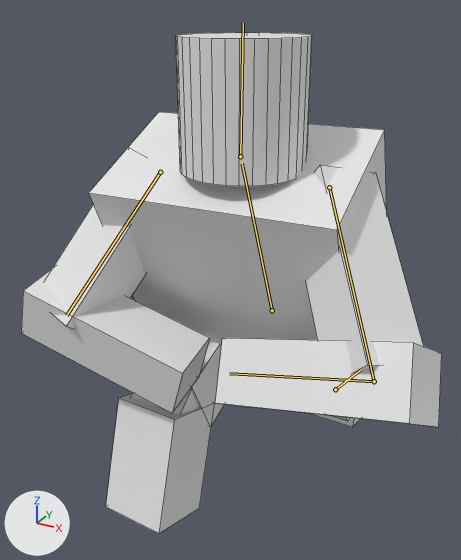
Renders of the FBX model Animation/animated/throw_variations/SK_person_throwing-1.fbx from each side of a commit.
One viewpoint serves both versions: a camera (50 mm lens) standing at (3.96, -10.2, 9.24) and looking at (-1.24, -0.75, 4.51). The axes (+X, +Y, +Z) are drawn at lower left. The lights are the same throughout. Both versions are drawn at frame 43 of the action 'Armature.002|Armature.002Action'; the numbers are the values there. The bones that change are drawn over the model as lines. Mesh edges are drawn as thin lines.
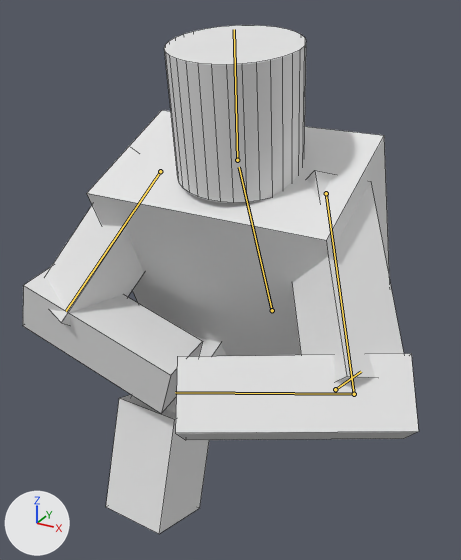
Pixel boxes [x1, y1, x2, y2] of what changed, in the pictures (461 x 560 px):
```json
{"object": "Cube.003", "change": "posed", "before": [89, 112, 387, 346], "after": [87, 110, 390, 356]}
{"object": "Cube.005", "change": "posed", "before": [215, 338, 442, 427], "after": [175, 354, 419, 440], "on screen": "7% wider"}
{"object": "Cylinder", "change": "posed", "before": [176, 33, 312, 186], "after": [164, 25, 306, 203], "on screen": "16% taller"}
{"object": "Cube.006", "change": "posed", "before": [306, 165, 423, 373], "after": [292, 170, 404, 381]}
{"object": "Cube.009", "change": "posed", "before": [21, 269, 210, 413], "after": [23, 267, 203, 414]}
{"object": "Cube.007", "change": "posed", "before": [45, 204, 145, 329], "after": [45, 206, 144, 325]}
{"object": "Cube.004", "change": "unchanged, covered by the edit", "before": [190, 342, 225, 427], "after": [195, 336, 227, 357]}
{"bone": "Body", "before": "(272, 310) to (242, 163)", "after": "(272, 310) to (239, 167)"}
{"bone": "Head", "before": "(240, 156) to (243, 23)", "after": "(237, 160) to (234, 29)"}
{"bone": "arm-left-1", "before": "(160, 172) to (66, 315)", "after": "(160, 171) to (66, 311)"}
{"bone": "arm-right-1", "before": "(329, 187) to (374, 381)", "after": "(326, 193) to (354, 394)"}
{"bone": "arm-right-2", "before": "(374, 381) to (229, 373)", "after": "(354, 394) to (175, 392)"}
{"bone": "leg-right-2", "before": "(335, 389) to (361, 369)", "after": "(335, 389) to (361, 371)"}
```

Edits to the scene script, one JSON object a line:
```json
{"block": "bone_body", "where": "bone_body = bpy.data.objects['Armature.002'].pose.bones['Body']"}
{"op": "set", "path": "bone_body.rotation_quaternion", "old": "(0.978, 0.208, 0.017, -0.001)", "new": "(0.975, 0.221, -0.011, -0.006)", "note": "degrees (24, 2, 0) -> degrees (26, -1, -1)"}
{"block": "bone_head", "where": "bone_head = bpy.data.objects['Armature.002'].pose.bones['Head']  # child of 'Body'"}
{"op": "set", "path": "bone_head.rotation_quaternion", "old": "(0.978, -0.209, -0.001, 0.0)", "new": "(0.992, -0.124, 0.001, -0.021)", "note": "degrees (-24, 0, 0) -> degrees (-14, 0, -2)"}
{"block": "bone_arm_left_1", "where": "bone_arm_left_1 = bpy.data.objects['Armature.002'].pose.bones['arm-left-1']  # child of 'Body'"}
{"op": "set", "path": "bone_arm_left_1.rotation_quaternion", "old": "(-0.446, -0.541, 0.695, 0.161)", "new": "(-0.458, -0.54, 0.691, 0.143)", "note": "degrees (128, -26, -91) -> degrees (128, -29, -90)"}
{"block": "bone_arm_right_1", "where": "bone_arm_right_1 = bpy.data.objects['Armature.002'].pose.bones['arm-right-1']  # child of 'Body'"}
{"op": "set", "path": "bone_arm_right_1.rotation_quaternion", "old": "(-0.496, -0.083, 0.696, 0.513)", "new": "(0.831, 0.419, -0.165, -0.326)", "note": "degrees (89, -37, -128) -> degrees (54, 0, -43)"}
{"block": "bone_arm_right_2", "where": "bone_arm_right_2 = bpy.data.objects['Armature.002'].pose.bones['arm-right-2']  # child of 'arm-right-1'"}
{"op": "set", "path": "bone_arm_right_2.rotation_quaternion", "old": "(-0.559, 0.799, 0.173, 0.142)", "new": "(-0.57, -0.317, 0.366, 0.664)", "note": "degrees (-112, -25, 7) -> degrees (58, 0, -99)"}
{"block": "bone_leg_right_2", "where": "bone_leg_right_2 = bpy.data.objects['Armature.002'].pose.bones['leg-right-2']  # child of 'leg-right-1'"}
{"op": "set", "path": "bone_leg_right_2.rotation_quaternion", "old": "(0.947, 0.313, -0.002, 0.068)", "new": "(0.951, 0.301, -0.001, 0.066)", "note": "degrees (36, -3, 7) -> degrees (35, -2, 7)"}
```
